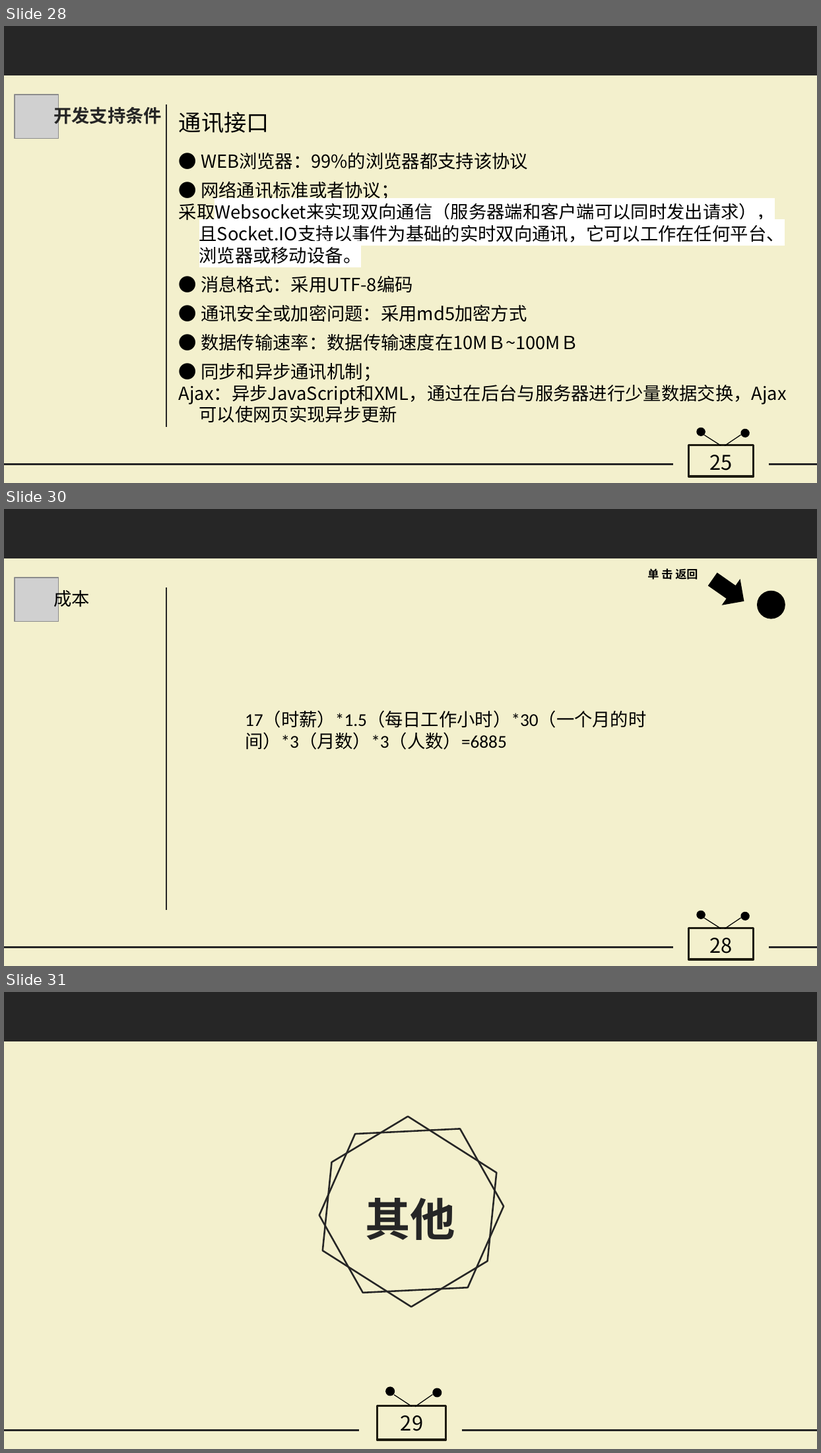
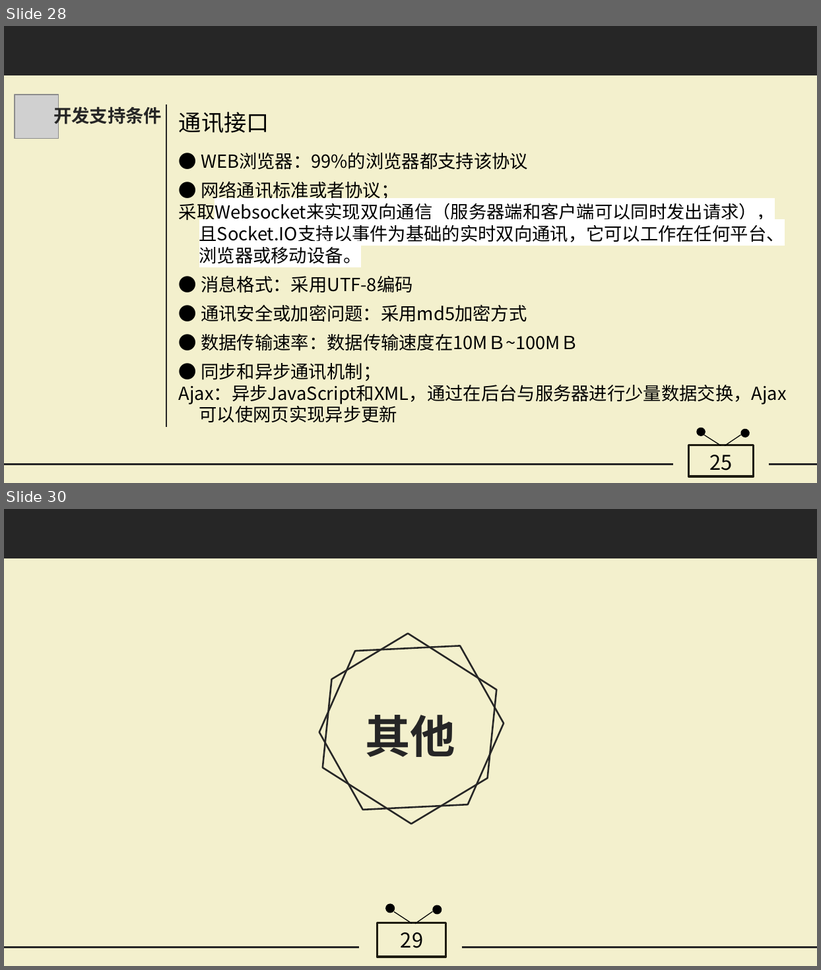
Before and after one commit to Belyenochi/Rest-room, a slide deck: G20项目简介4.0(1).pptx. Shown one above the other, each under a label of ours: slides 28, 30 and 31 before the commit, slides 28 and 30 after it; the slides between them are not shown. The pictures are 821x1453 and 821x970 pixels, drawn with LibreOffice and Linux fonts; fonts in the diff are those of the drawing; grey boxes stand for pictures. Boxes give left, top, right and bottom in pixels: in the first picture for what was removed or moved away, otherwise in the second. Text is boxed around its words. In the diff, an @@ line names an element or a change of style, - is before the commit and + after.

```diff
--- a/G20项目简介4.0(1).pptx
+++ b/G20项目简介4.0(1).pptx
@@ slide 30 removed at (4,509,817,966), background #F3F0CD @@
@@ picture removed at (15,577,59,621) @@
@@ text removed at (54,588,90,611) @@
-成本
@@ text removed at (648,568,698,580) @@
-单 击 返回
@@ left arrow removed at (709,574,747,606) @@
@@ ellipse removed at (758,592,785,618) @@
@@ text removed at (245,711,647,750) @@
-17（时薪）*1.5（每日工作小时）*30（一个月的时间）*3（月数）*3（人数）=6885
@@ group removed at (688,912,754,960): 2 lines, 2 ellipses, 1 rectangle, 1 text @@
-28
@@ group removed at (4,509,817,947): 3 lines, 1 rectangle @@
@@ what was slide 31 is now slide 30 @@
```
Also in this commit, not shown: 4 slides changed, 1 other file.
